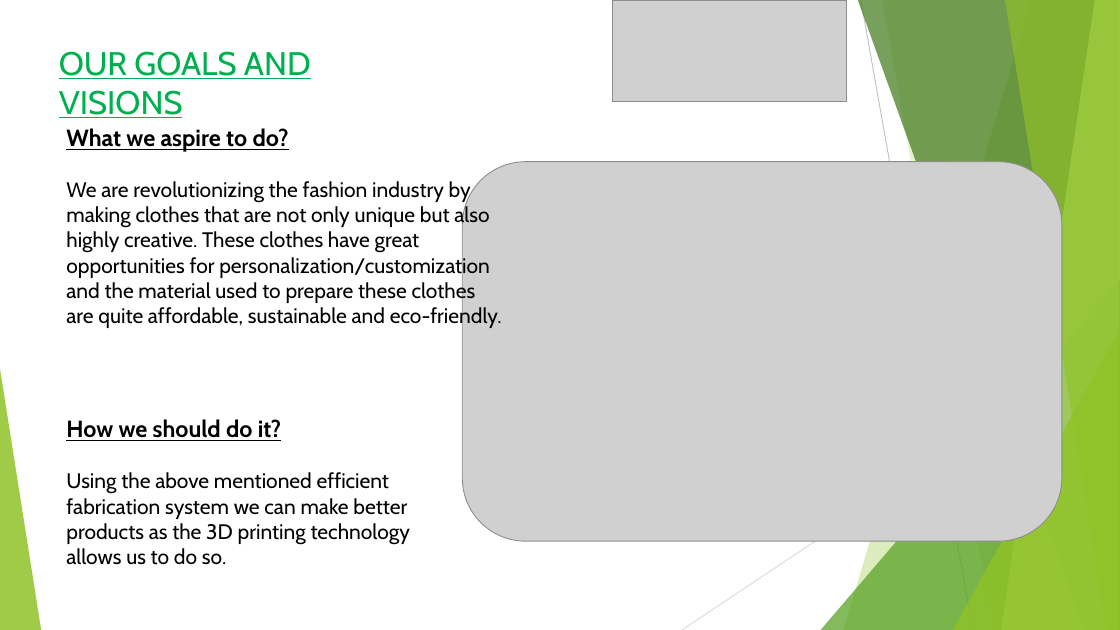
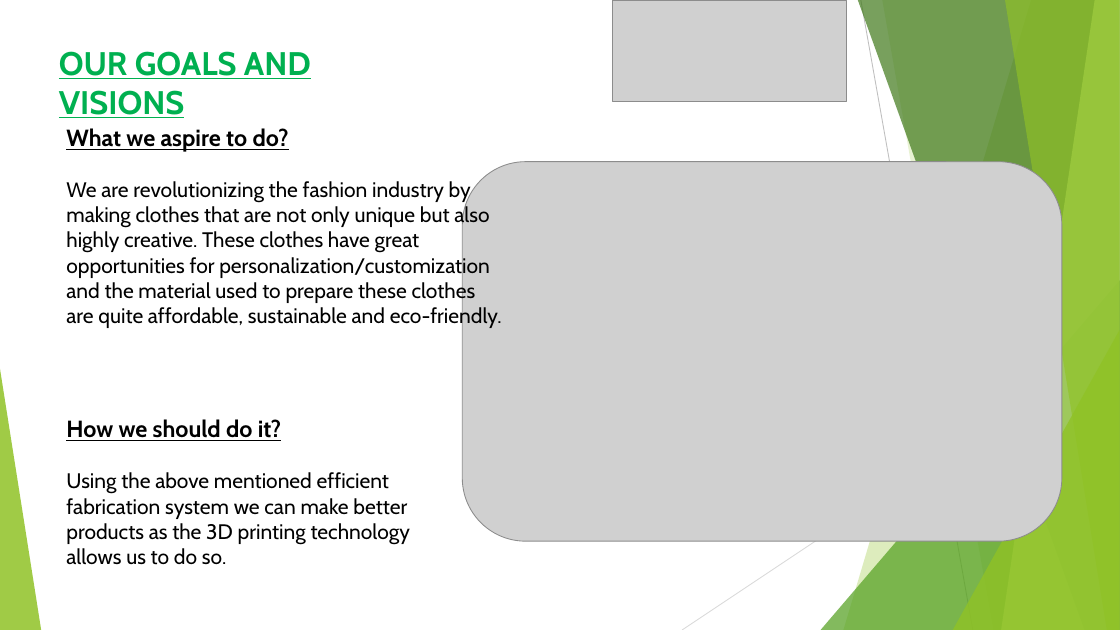
Before and after one commit to subhro1530/Hult-Prize, a slide deck: slide 4 of Demonstration.pptx. Drawn at 1120x630 pixels with LibreOffice and Linux fonts; fonts in the diff are those of the drawing; grey boxes stand for pictures. Boxes give left, top, right and bottom in pixels: in the first picture for what was removed or moved away, otherwise in the second. Text is boxed around its words. In the diff, an @@ line names an element or a change of style, - is before the commit and + after.

```diff
--- a/Demonstration.pptx
+++ b/Demonstration.pptx
@@ text "OUR GOALS AND VISIONS" at (59, 51, 311, 118): bold on @@
```
Also in this commit, not shown: 9 other slides changed, 6 slides added, 2 slides removed.
